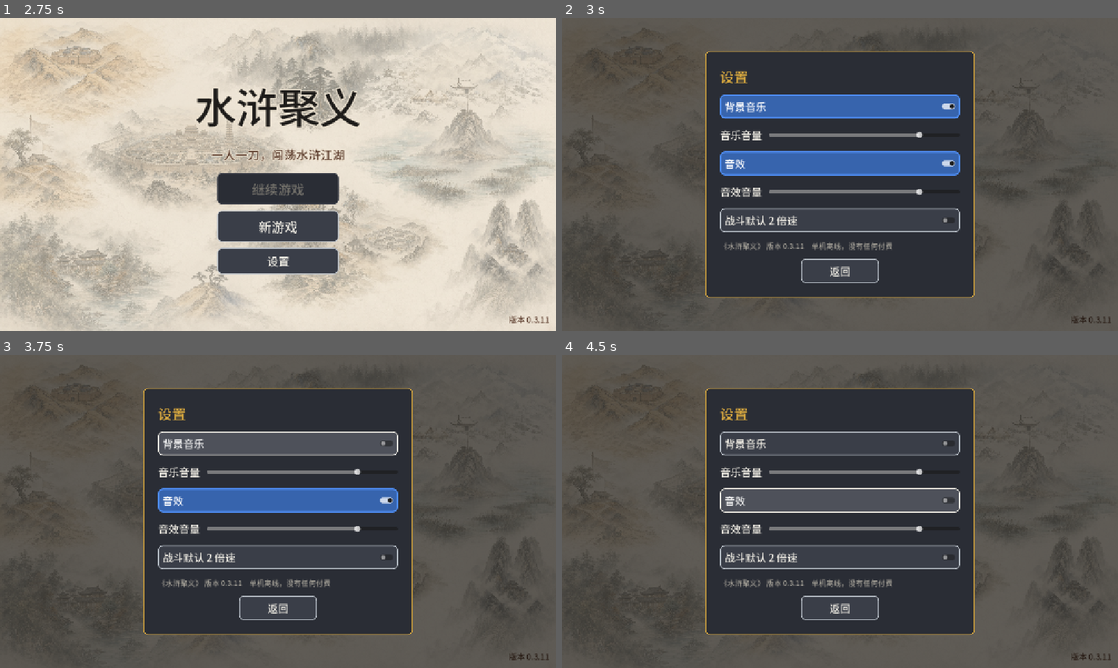
Above: before the commit, frames 1-4 (two rows, left to right).
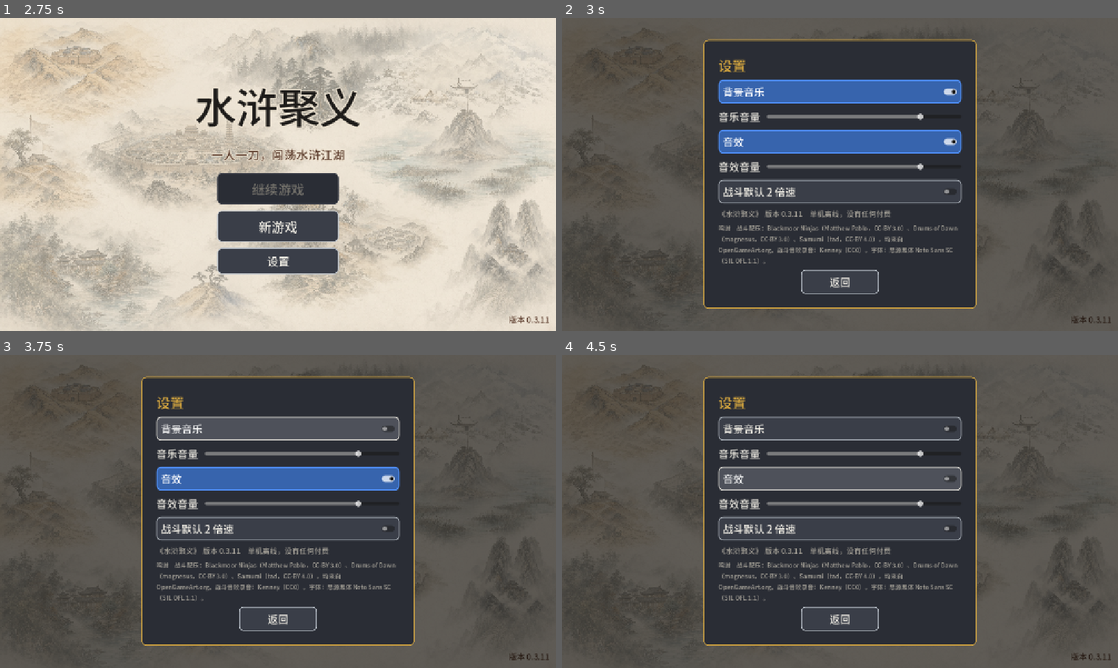
Above: after the commit, the same moments.

Repository: novalabs068/Game-shuihujuyi
Game: Godot game, scene res://scenes/main.tscn
Same seed, same stepped clock (60 frames per second), same inputs: the game is played once before the commit and once after it.
Inputs (mouse positions are in pixels of both pictures, inside the frame that each line leads up to):
- Up to frame 1 (2.75 s): click "新游戏" at 0.5 s; click (100, 74) at 1.27 s; type "12" at 1.35 s; click "返回" at 2 s
- Up to frame 2 (3 s): click "设置" at 2.75 s
- Up to frame 3 (3.75 s): click "背景音乐" at 3.5 s
- Up to frame 4 (4.5 s): click "音效" at 4.25 s

Frame 1 is identical in both runs. In frame 2, 20% of the frame differs, in the area x 25-75%, y 6-93%; in frame 3, 20%; in frame 4, 17%.

Commit message:
战斗配乐换成真录音：Blackmoor Ninjas、Drums of Dawn、Samurai 三首每场随机一首（响度统一到 -13.5 LUFS，替掉合成的那首）；命中音效换成 Kenney 真实录音叠出来的：刀剑「砍」、斧棒禅杖「砸」、拳脚爪牙「打」各一种，暴击金铁交鸣，放绝招加一声拔刀出鞘；录音原件和叠法放在 tools/music/kenney、real_sfx.py；设置页加鸣谢
Co-Authored-By: Claude Opus 5.5 <noreply@anthropic.com>

Diff:
--- a/scripts/autoload/music.gd
+++ b/scripts/autoload/music.gd
@@ -1,6 +1,7 @@
 extends Node
 ## 背景音乐（自动加载为 Music）：play(曲名) 换曲时两首交叉淡入淡出，同一首在放就不打断。
-## 曲子在 audio/music/<曲名>.ogg，由 tools/music/compose.py 生成；开关和音量存在设置里（Prefs）。
+## 曲子在 audio/music/<曲名>.ogg（tools/music/compose.py 合成）；一个曲名下有 <曲名>_1、_2……几首的
+## （战斗配乐，真录音，作者见设置页的鸣谢），每次切到这个曲名时随机挑一首。开关和音量存在设置里（Prefs）。
 
 const FADE := 1.2
 const VOLUME_DB := -6.0
@@ -44,14 +45,28 @@
 	volume = Prefs.get_value("audio", "volume", 0.8)
 
 
+## 曲名对应的文件：有 <曲名>_1、_2……的随机挑一首，否则就是 <曲名>.ogg；都没有返回空。
+func _pick(track: StringName) -> String:
+	var variants: Array[String] = []
+	for i in range(1, 10):
+		var path := "res://audio/music/%s_%d.ogg" % [track, i]
+		if not ResourceLoader.exists(path):
+			break
+		variants.append(path)
+	if not variants.is_empty():
+		return variants.pick_random()
+	var single := "res://audio/music/%s.ogg" % track
+	return single if ResourceLoader.exists(single) else ""
+
+
 func play(track: StringName) -> void:
 	if track == &"" or track == _current:
 		return
 	_current = track
 	if not enabled:
 		return
-	var path := "res://audio/music/%s.ogg" % track
-	if not ResourceLoader.exists(path):
+	var path := _pick(track)
+	if path == "":
 		return
 	var stream: AudioStream = load(path)
 	if stream is AudioStreamOggVorbis:
--- a/scripts/ui/battle_view.gd
+++ b/scripts/ui/battle_view.gd
@@ -328,6 +328,7 @@
 func _skill_cutin(unit: BattleUnit, skill_name: String) -> void:
 	var from_left := unit.side == BattleUnit.Side.PLAYER
 	Sfx.play(&"skill_drum", -2.0)
+	Sfx.play(&"skill_draw", -1.0)
 	var layer := Control.new()
 	layer.mouse_filter = Control.MOUSE_FILTER_IGNORE
 	layer.z_index = 30
@@ -389,6 +390,7 @@
 	if a == b and GameState.protagonist() != null:
 		a = BattleUnit.new(GameState.protagonist(), BattleUnit.Side.PLAYER, -1, 1)
 	Sfx.play(&"skill_drum")
+	Sfx.play(&"skill_draw")
 	var layer := Control.new()
 	layer.mouse_filter = Control.MOUSE_FILTER_IGNORE
 	layer.z_index = 30
@@ -470,10 +472,18 @@
 
 ## 命中顿帧：时间几乎停一下再走（按真实时间算，2 倍速下也一样长）。
 ## 命中声：斧棒拳脚是闷击，其余是刀光；暴击更响。
+## 命中声按兵器分：刀剑枪矛「砍」、斧棒禅杖「砸」、拳脚爪牙「打」；暴击是金铁交鸣。
 func _hit_sound(source: BattleUnit, big: bool) -> void:
+	if big:
+		Sfx.play(&"hit_crit", 1.0, 0.08)
+		return
 	var style := source.data.attack_style if source != null else &""
-	var blunt := style in [&"heavy", &"fist"]
-	Sfx.play(&"hit_blunt" if blunt else &"hit_slash", 2.0 if big else -3.0, 0.12)
+	var sound := &"hit_slash"
+	if style == &"heavy":
+		sound = &"hit_blunt"
+	elif style in [&"fist", &"claw"]:
+		sound = &"hit_fist"
+	Sfx.play(sound, -3.0, 0.12)
 
 
 func _hitstop(seconds: float) -> void:
--- a/scripts/ui/settings_panel.gd
+++ b/scripts/ui/settings_panel.gd
@@ -8,6 +8,9 @@
 
 ## 在开始界面打开时没有存档可清，不显示「重新开始」
 var allow_restart := true
+
+## 鸣谢：CC-BY 授权要求写明作者、曲名和授权（素材都从 OpenGameArt、Kenney 来）
+const CREDITS := "鸣谢　战斗配乐：Blackmoor Ninjas（Matthew Pablo，CC-BY 3.0）、Drums of Dawn（magnesus，CC-BY 3.0）、Samurai（tad，CC-BY 4.0），均来自 OpenGameArt.org。战斗音效录音：Kenney（CC0）。字体：思源黑体 Noto Sans SC（SIL OFL 1.1）。"
 
 var _restart: Button
 var _armed := false
@@ -31,7 +34,7 @@
 		margin.add_theme_constant_override("margin_" + side, 24)
 	panel.add_child(margin)
 	var v := VBoxContainer.new()
-	v.add_theme_constant_override("separation", 18)
+	v.add_theme_constant_override("separation", 10)
 	margin.add_child(v)
 	v.add_child(UiKit.label("设置", 32, UiKit.GOLD))
 
@@ -92,6 +95,10 @@
 		v.add_child(_restart)
 
 	v.add_child(UiKit.label("《水浒聚义》 版本 %s　单机离线，没有任何付费" % UiKit.version(), 17, UiKit.TEXT_DIM))
+	var credits := UiKit.label(CREDITS, 14, UiKit.TEXT_DIM)
+	credits.autowrap_mode = TextServer.AUTOWRAP_WORD_SMART
+	credits.custom_minimum_size.x = 560
+	v.add_child(credits)
 	var close := UiKit.button("返回", Vector2(180, 56), 24)
 	close.size_flags_horizontal = Control.SIZE_SHRINK_CENTER
 	close.pressed.connect(func() -> void: closed.emit())
Not shown, removed: audio/music/zhandou.ogg.import
Not shown, added: audio/music/zhandou_1.ogg.import
Not shown, added: audio/music/zhandou_2.ogg.import
Not shown, added: audio/music/zhandou_3.ogg.import
Not shown, added: audio/sfx/hit_crit.ogg.import
Not shown, added: audio/sfx/hit_fist.ogg.import
Not shown, added: audio/sfx/skill_draw.ogg.import
Not shown, added: tools/music/kenney/License.txt
Not shown, removed: audio/music/zhandou.ogg
Not shown, added: audio/music/zhandou_1.ogg
Not shown, added: audio/music/zhandou_2.ogg
Not shown, added: audio/music/zhandou_3.ogg
(and 18 more such lines)
